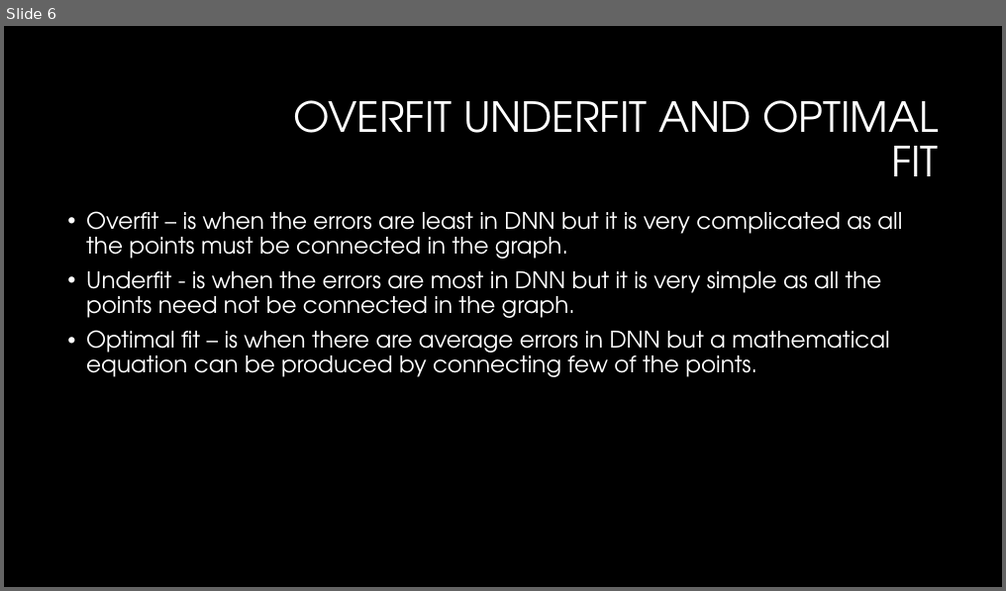
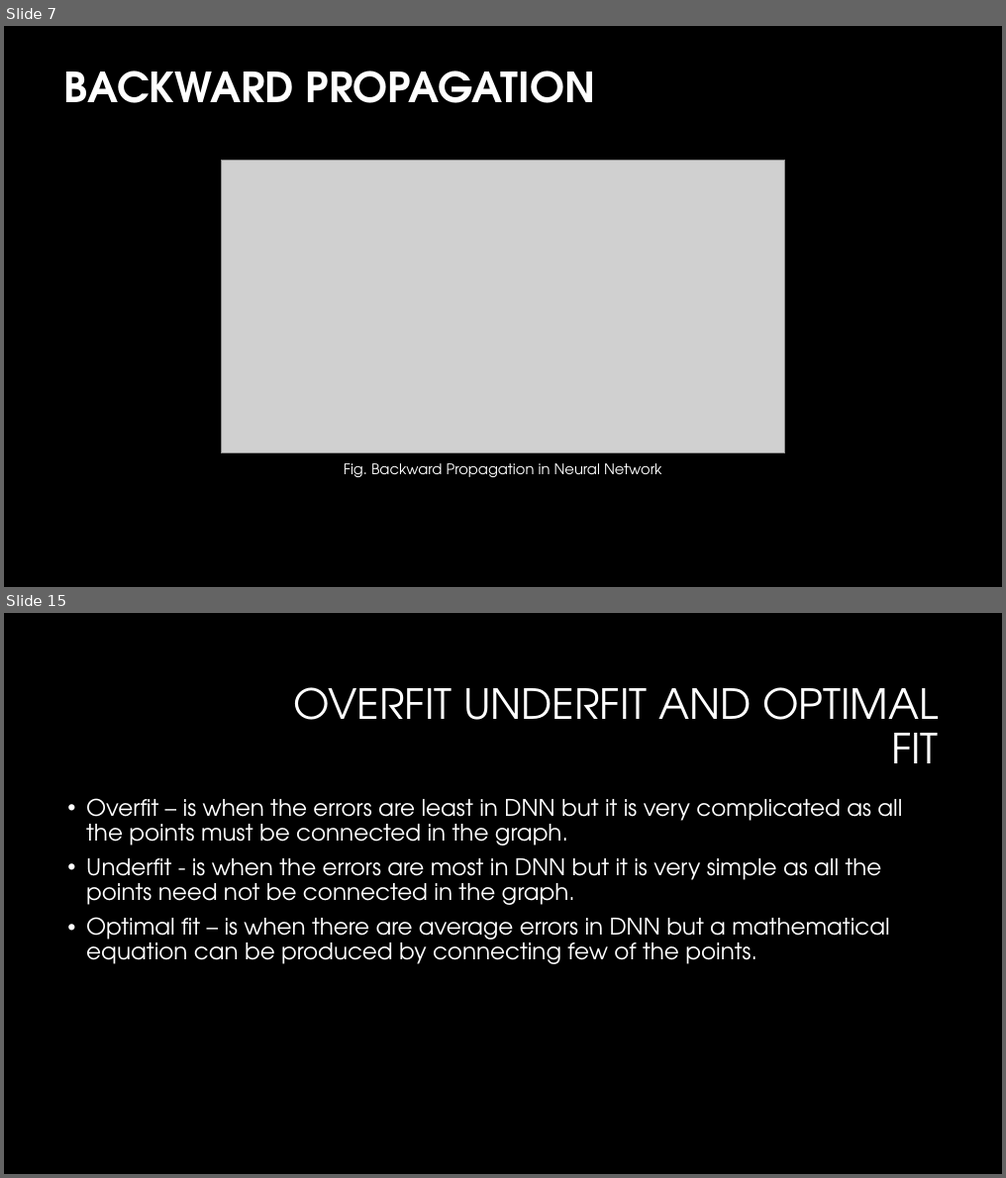
Before and after one commit to ENG19CS0006-Abhay/Deep-learning-DNN-, a slide deck: ENG19CS006(Abhay V R)(DL assignment 2).pptx. Shown one above the other, each under a label of ours: slide 6 before the commit, slides 7 and 15 after it; the slides between them are not shown. The pictures are 1006x591 and 1006x1178 pixels, drawn with LibreOffice and Linux fonts; fonts in the diff are those of the drawing; grey boxes stand for pictures; background and template pictures are left out. Boxes give left, top, right and bottom in pixels: in the first picture for what was removed or moved away, otherwise in the second. Text is boxed around its words. In the diff, an @@ line names an element or a change of style, - is before the commit and + after.

```diff
--- a/ENG19CS006(Abhay V R)(DL assignment 2).pptx
+++ b/ENG19CS006(Abhay V R)(DL assignment 2).pptx
@@ slide 7 added at (4, 26, 1002, 587), background #000000 @@
@@ title added at (64, 71, 595, 103), 40 pt, text #FFFFFF, bold @@
+BACKWARD PROPAGATION
@@ picture added at (221, 160, 785, 454) @@
@@ text added at (344, 464, 662, 477), 14 pt, text #FFFFFF @@
+Fig. Backward Propagation in Neural Network
@@ what was slide 6 is now slide 15 @@
```
Also in this commit, not shown: 9 other slides added, 1 slide removed.
